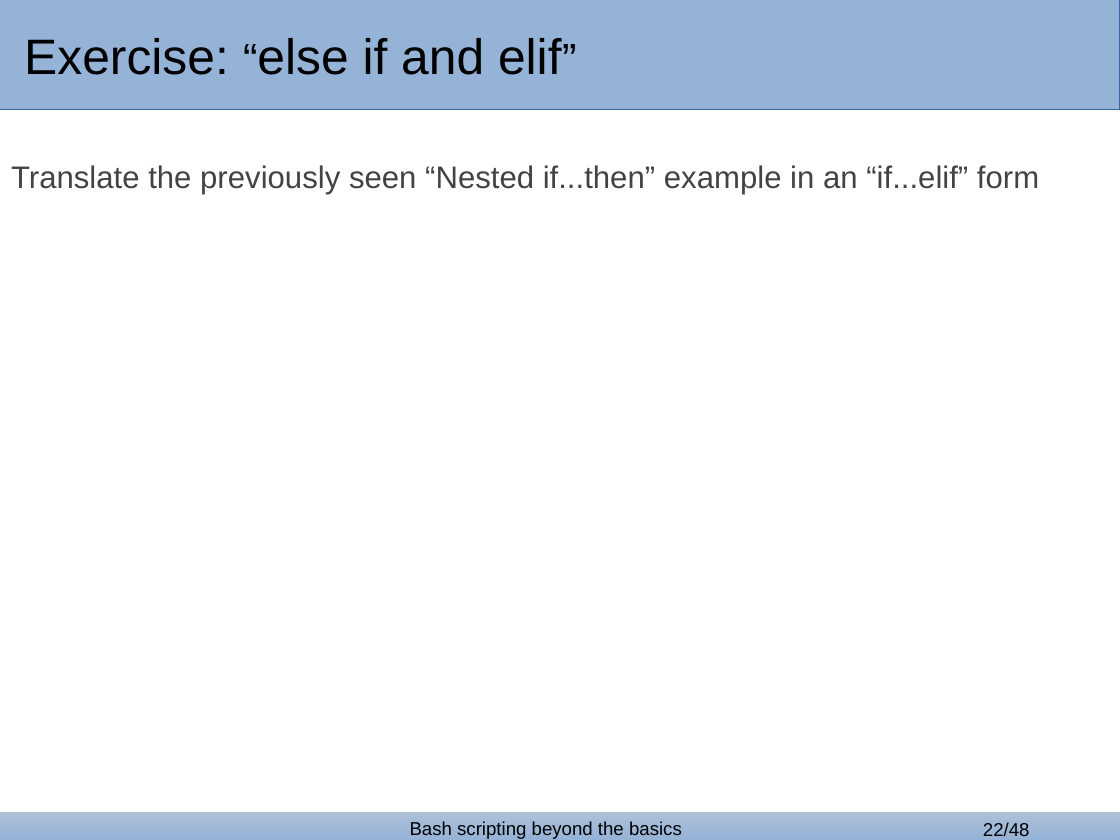
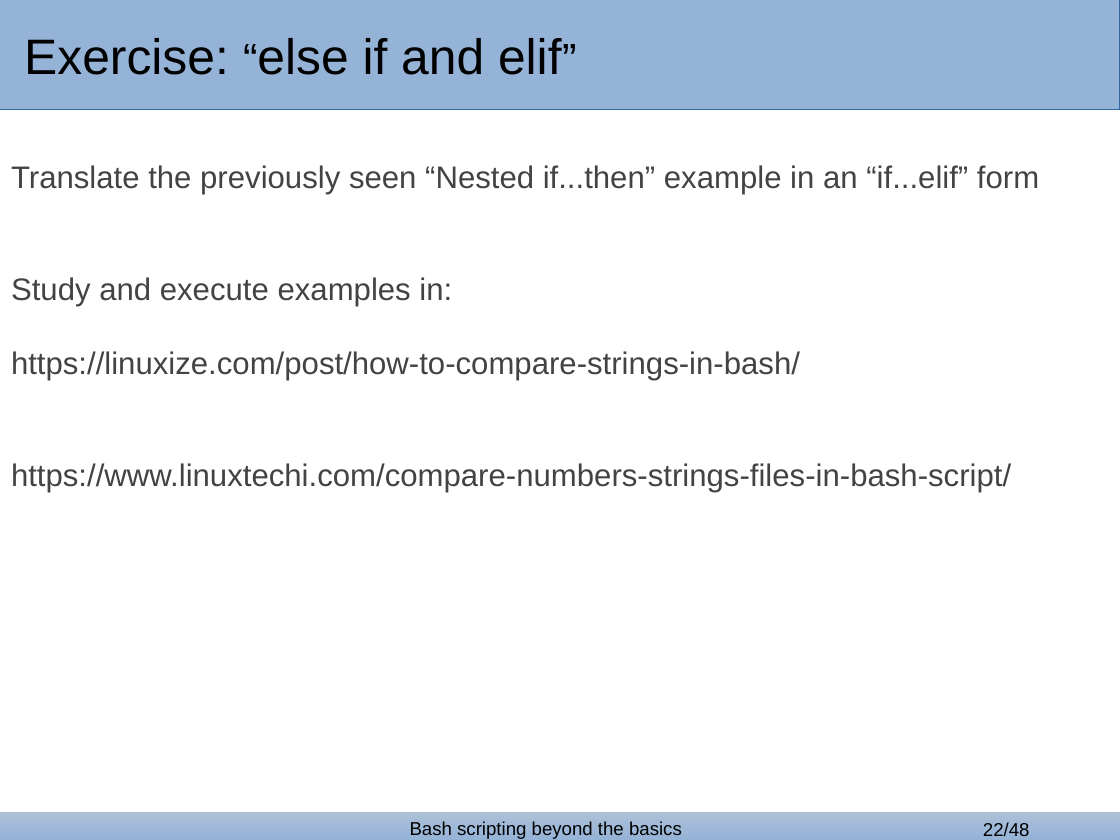
Before and after one commit to bertocco/abilita_info_units_2021, a slide deck: slide 22 of bash_lessons/bash_4_2021.odp. Drawn at 1120x840 pixels with LibreOffice and Linux fonts; fonts in the diff are those of the drawing; background and template pictures are left out. Boxes give left, top, right and bottom in pixels: in the first picture for what was removed or moved away, otherwise in the second. Text is boxed around its words. In the diff, an @@ line names an element or a change of style, - is before the commit and + after.

```diff
--- a/bash_lessons/bash_4_2021.odp
+++ b/bash_lessons/bash_4_2021.odp
@@ text at (x1=11, y1=277, x2=1011, y2=493): paragraphs added @@
+Study and execute examples in:
+https://linuxize.com/post/how-to-compare-strings-in-bash/
+https://www.linuxtechi.com/compare-numbers-strings-files-in-bash-script/
```
Also in this commit, not shown: 1 other file.
